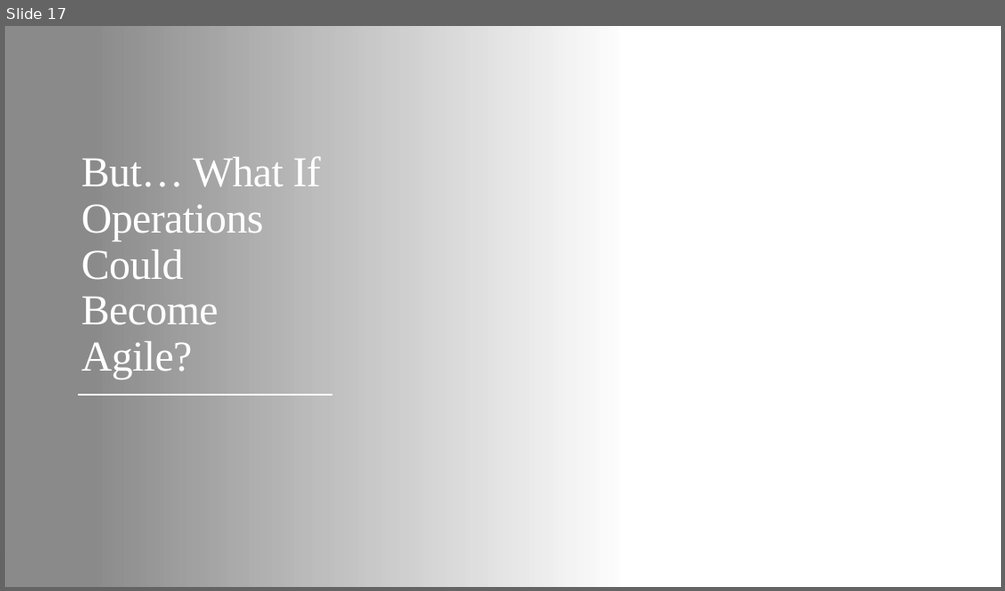
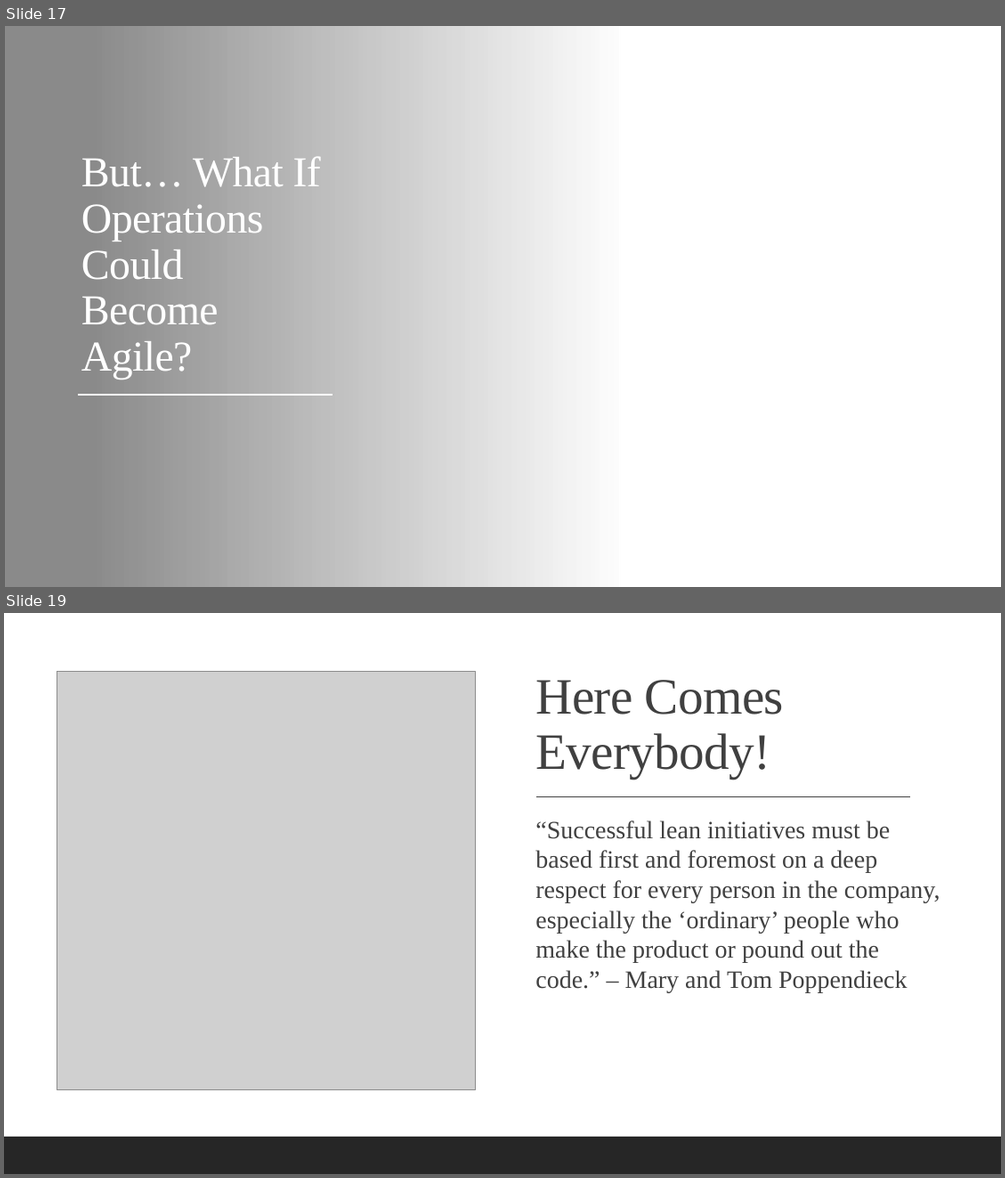
Before and after one commit to gcallah/OnlineDevops, a slide deck: present/DivisionOfLabor.pptx. Shown one above the other, each under a label of ours: slide 17 before the commit, slides 17 and 19 after it; the slides between them are not shown. The pictures are 1005x591 and 1005x1178 pixels, drawn with LibreOffice and Linux fonts; fonts in the diff are those of the drawing; grey boxes stand for pictures; background and template pictures are left out; a plain dark background stands for a picture behind light text. Boxes give left, top, right and bottom in pixels: in the first picture for what was removed or moved away, otherwise in the second. Text is boxed around its words. In the diff, an @@ line names an element or a change of style, - is before the commit and + after.

```diff
--- a/present/DivisionOfLabor.pptx
+++ b/present/DivisionOfLabor.pptx
@@ slide 19 added at [4,613,1001,1174], background #FFFFFF @@
@@ rectangle added at [4,613,1001,1174], fill #FFFFFF @@
@@ picture added at [57,672,474,1089] @@
@@ title added at [535,680,784,778], 49 pt, text #404040 @@
+Here Comes Everybody!
@@ line added from (536, 797) to (910, 797), #404040 1 pt @@
@@ text added at [535,820,940,992], 24 pt, text #404040 @@
+  “Successful lean initiatives must be based first and foremost on a deep respect for every person in the company, especially the ‘ordinary’ people who make the product or pound out the code.” – Mary and Tom Poppendieck
@@ rectangle added at [4,1136,1001,1174], fill #262626 @@
```
Also in this commit, not shown: 1 slide changed.
